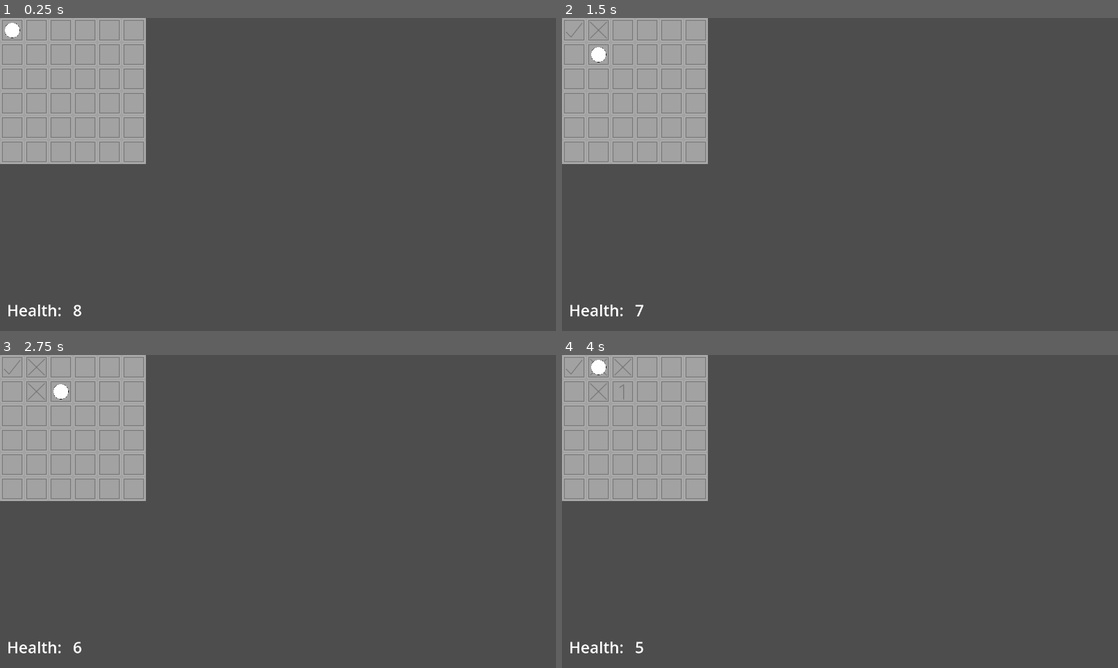
Above: before the commit, frames 1-4 (two rows, left to right).
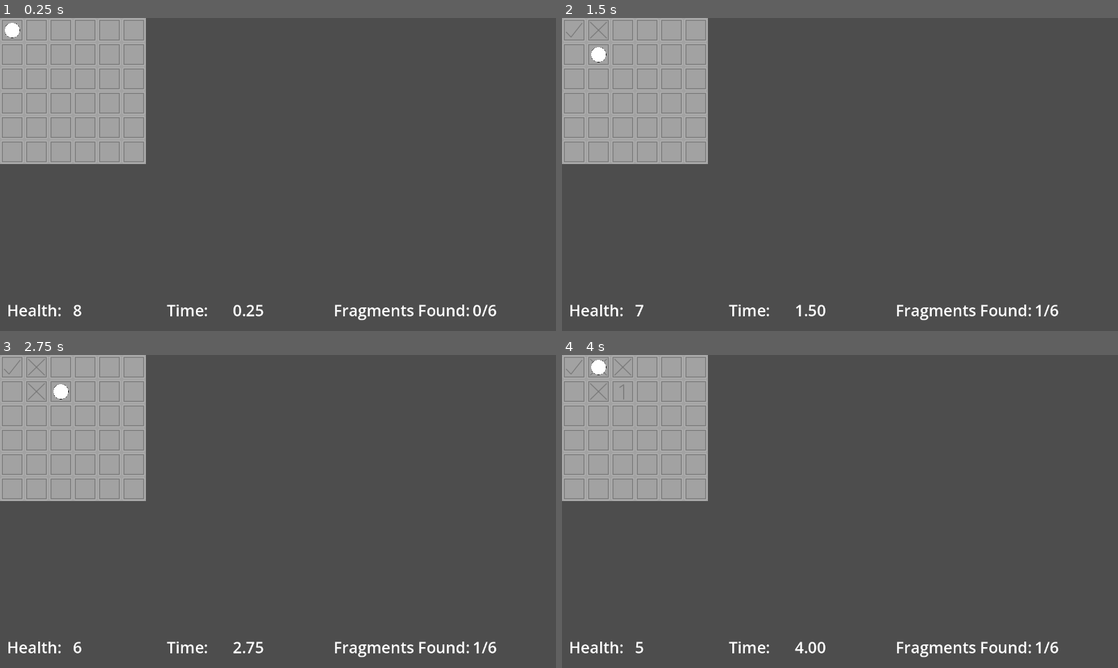
Above: after the commit, the same moments.

Repository: amechanos/Mineswept
Game: Godot game, scene res://board.tscn
The game is run twice, just before and just after one commit, with the same random seed, the same clock (stepped at 60 frames per second) and the same inputs.
Inputs:
- Up to frame 1 (0.25 s): no input
- Up to frame 2 (1.5 s): tap Enter (ui_accept) at 0.5, 0.77 s; hold Right (ui_right) 0.53-1.28 s; hold Down (ui_down) from 1.28 s (still down)
- Up to frame 3 (2.75 s): tap Enter (ui_accept) at 1.52 s; release Down (ui_down) at 2.03 s; hold Right (ui_right) from 2.03 s (still down)
- Up to frame 4 (4 s): release Right (ui_right) at 2.78 s; hold Up (ui_up) 2.78-3.53 s; tap Enter (ui_accept) at 3.02, 3.77 s; hold Left (ui_left) from 3.53 s (still down)

The runs differ from the first frame. In frame 1, 0.7% of the frame differs, in the area x 30-90%, y 91-97%; in frame 2, 0.6%; in frame 3, 0.6%; in frame 4, 0.7%.

Commit message:
Add stopwatch timer and fragment counter
Introduce a runtime stopwatch and UI for tracking found fragments, and implement temporary "stepped" tile fade behavior. Changes include: add Global.time and a Stopwatch/Value and Bombs/Value labels in board.tscn; expose stopwatch and counter in board.gd and reset Global.time on ready; update Global.time each frame and display it in the stopwatch label; update fragment counter when attacksFound changes and initialize it on ready; add FADE_DURATION and stepped_tiles to fade blanked tiles after a delay (handled in _process); include elapsed time in win/lose logs. The FADE_DURATION is derived from Global.WIDTH.

Diff:
--- a/board.gd
+++ b/board.gd
@@ -3,9 +3,14 @@
 @onready var tilemap = $TileMapLayer
 @onready var Player = $player
 @onready var HP = $Health/Value
+@onready var stopwatch = $Stopwatch/Value
+@onready var counter = $Bombs/Value
+
+const FADE_DURATION = Global.WIDTH * 1.25
 
 var revealed_tiles = {}
 var flagged_tiles = {}
+var stepped_tiles = {}
 
 const TILE = {
 	"BLANK": Vector2i(0,0),
@@ -69,11 +74,13 @@
 		return
 
 	revealed_tiles[tile_i] = true
+
 	var cell_value = Global.grid[tile_i.x][tile_i.y]
 
 	if cell_value == 1:  # player attack
 		tilemap.set_cell(tile_i, 0, TILE["CORRECT"])
 		Global.attacksFound += 1
+		counter.text = str(Global.attacksFound) + "/" + str(Global.ATTACKS)
 		if Global.attacksFound >= Global.ATTACKS:
 			win()
 	else:  # enemy attack
@@ -86,17 +93,20 @@
 	HP.text = str(Global.health)
 
 func win() -> void:
-	print("You win!")
+	print("You win! Time taken: ", stopwatch.text)
 	get_tree().paused = true
 
 func lose() -> void:
-	print("You lose!")
+	print("You lose! Time taken: ", stopwatch.text)
 	get_tree().paused = true
 
 func _on_player_stepped(tile: Vector2) -> void:
 	var tile_i = Vector2i(tile)
 	if tile_i in revealed_tiles or tile_i in flagged_tiles:
 		return
+
+	stepped_tiles[tile_i] = FADE_DURATION
+
 	get_nearby_bombs(Global.grid, tile_i)
 
 func _on_player_flagged(tile: Vector2) -> void:
@@ -112,7 +122,22 @@
 		flagged_tiles[tile_i] = true
 		tilemap.set_cell(tile_i, 0, TILE["FLAG"])
 
+func _process(delta: float) -> void:
+	Global.time += delta
+	stopwatch.text = "%.2f" % Global.time
+
+	for tile in stepped_tiles.keys():
+		stepped_tiles[tile] -= delta
+
+		if stepped_tiles[tile] <= 0 and tile not in revealed_tiles and tile not in flagged_tiles:
+			stepped_tiles.erase(tile)
+			tilemap.set_cell(tile, 0, TILE["BLANK"])
+
 func _ready() -> void:
+	Global.time = 0
+
 	Global.grid = create_board(Global.WIDTH, Global.HEIGHT, Global.ATTACKS)
 	Player.global_position = Vector2(Player.STEP/2, Player.STEP/2)
 	HP.text = str(Global.health)
+	counter.text = str(Global.attacksFound) + "/" + str(Global.ATTACKS)
+	stopwatch.text = "0"
--- a/board.tscn
+++ b/board.tscn
@@ -837,6 +837,40 @@
 theme_override_font_sizes/font_size = 36
 vertical_alignment = 1
 
+[node name="Stopwatch" type="Label" parent="." unique_id=1510389903]
+offset_left = 384.0
+offset_top = 640.0
+offset_right = 688.0
+offset_bottom = 704.0
+theme_override_font_sizes/font_size = 36
+text = "Time:"
+vertical_alignment = 1
+
+[node name="Value" type="Label" parent="Stopwatch" unique_id=486148637]
+layout_mode = 0
+offset_left = 152.0
+offset_right = 304.0
+offset_bottom = 64.0
+theme_override_font_sizes/font_size = 36
+vertical_alignment = 1
+
+[node name="Bombs" type="Label" parent="." unique_id=1709207756]
+offset_left = 768.0
+offset_top = 640.0
+offset_right = 1264.0
+offset_bottom = 704.0
+theme_override_font_sizes/font_size = 36
+text = "Fragments Found:"
+vertical_alignment = 1
+
+[node name="Value" type="Label" parent="Bombs" unique_id=235715844]
+layout_mode = 0
+offset_left = 320.0
+offset_right = 448.0
+offset_bottom = 64.0
+theme_override_font_sizes/font_size = 36
+vertical_alignment = 1
+
 [connection signal="flagged" from="player" to="." method="_on_player_flagged"]
 [connection signal="revealed" from="player" to="." method="_on_player_revealed"]
 [connection signal="stepped" from="player" to="." method="_on_player_stepped"]
--- a/global.gd
+++ b/global.gd
@@ -9,3 +9,4 @@
 
 var health: int = 8
 var attacksFound: int = 0
+var time: float = 0
